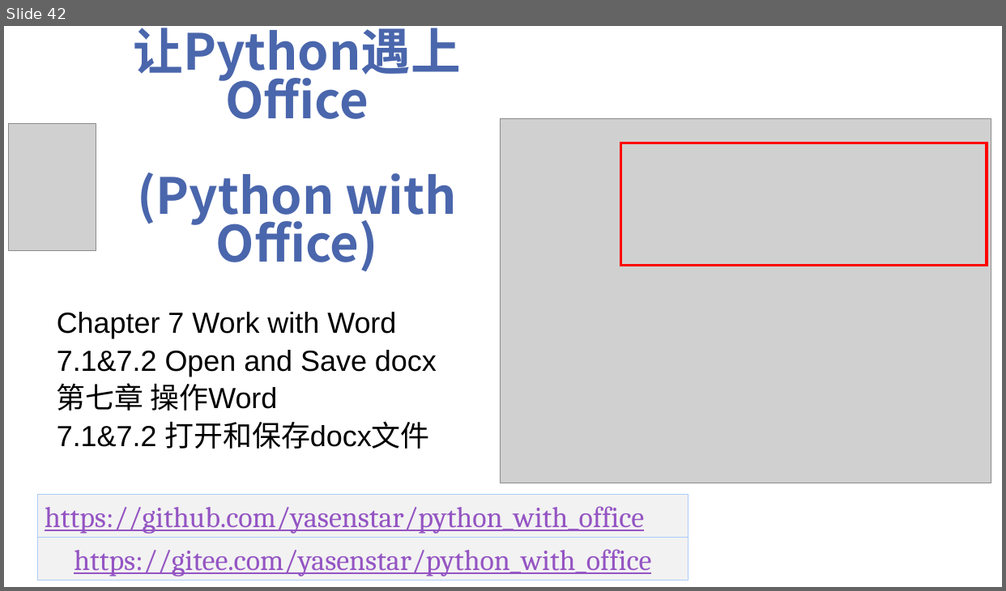
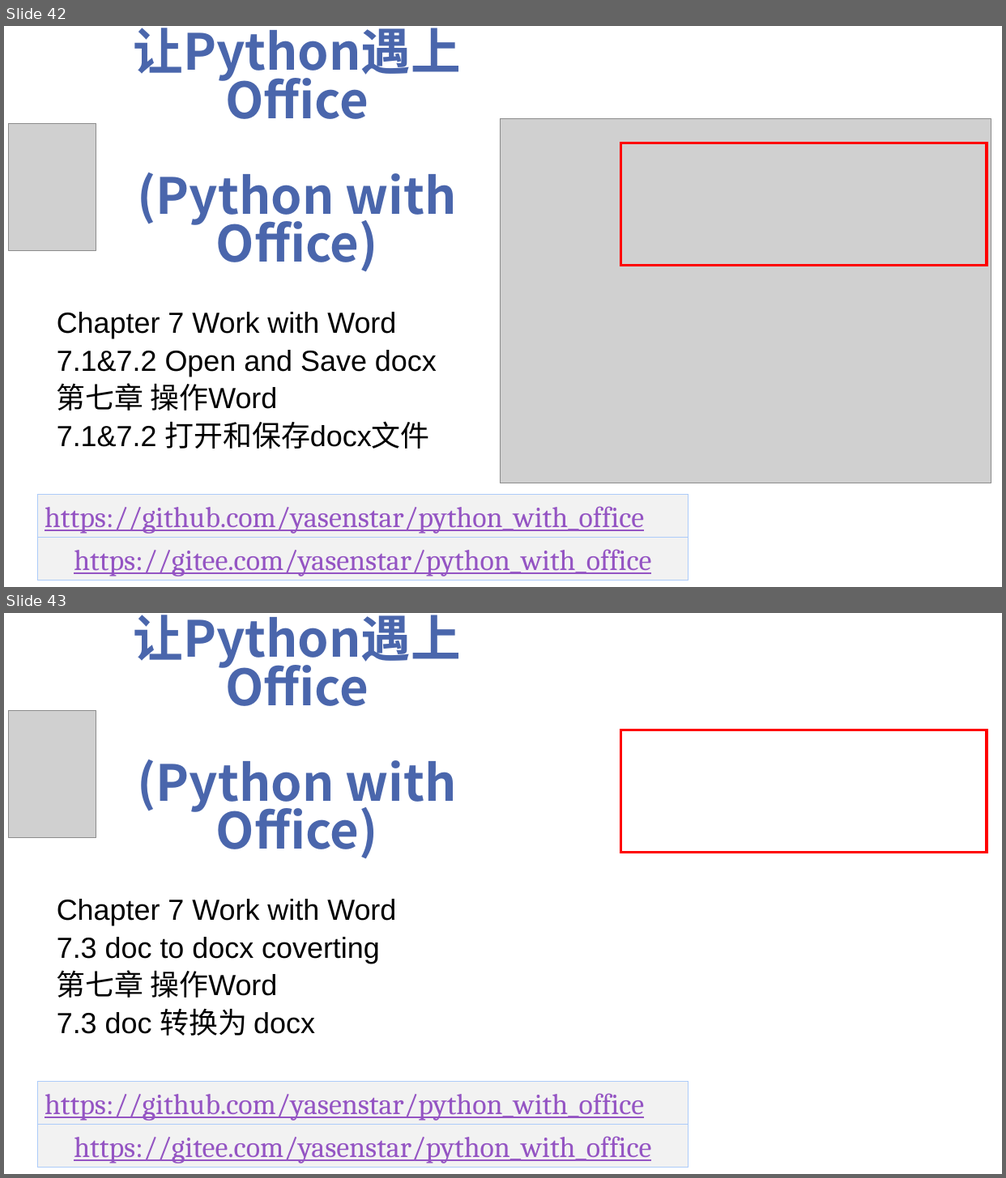
Before and after one commit to yasenstar/python_with_office, a slide deck: Python-with-Office-Video_Covers.pptx. Shown one above the other, each under a label of ours: slide 42 before the commit, slides 42 and 43 after it. The pictures are 1006x591 and 1006x1178 pixels, drawn with LibreOffice and Linux fonts; fonts in the diff are those of the drawing; grey boxes stand for pictures; background and template pictures are left out. Boxes give left, top, right and bottom in pixels: in the first picture for what was removed or moved away, otherwise in the second. Text is boxed around its words. In the diff, an @@ line names an element or a change of style, - is before the commit and + after.

```diff
--- a/Python-with-Office-Video_Covers.pptx
+++ b/Python-with-Office-Video_Covers.pptx
@@ slide 43 added at box(4, 613, 1002, 1174), background picture (left out) @@
@@ title added at box(133, 615, 461, 859), 48 pt, text #4A66AC, bold @@
+让Python遇上Office
+(Python with Office)
@@ picture added at box(9, 710, 96, 837) @@
@@ rectangle added at box(621, 730, 987, 852), outline #FF0000 3 pt @@
@@ subtitle added at box(57, 899, 396, 1036), 28 pt, text #000000 @@
+Chapter 7 Work with Word
+7.3 doc to docx coverting
+第七章 操作Word
+7.3 doc 转换为 docx
@@ rectangle added at box(37, 1082, 688, 1124), fill #F2F2F2, outline #ACCBF9 0.75 pt, 28 pt, text #9454C3, underline @@
+https://github.com/yasenstar/python_with_office
@@ rectangle added at box(37, 1124, 688, 1167), fill #F2F2F2, outline #ACCBF9 0.75 pt, 28 pt, text #9454C3, underline @@
+https://gitee.com/yasenstar/python_with_office
```
